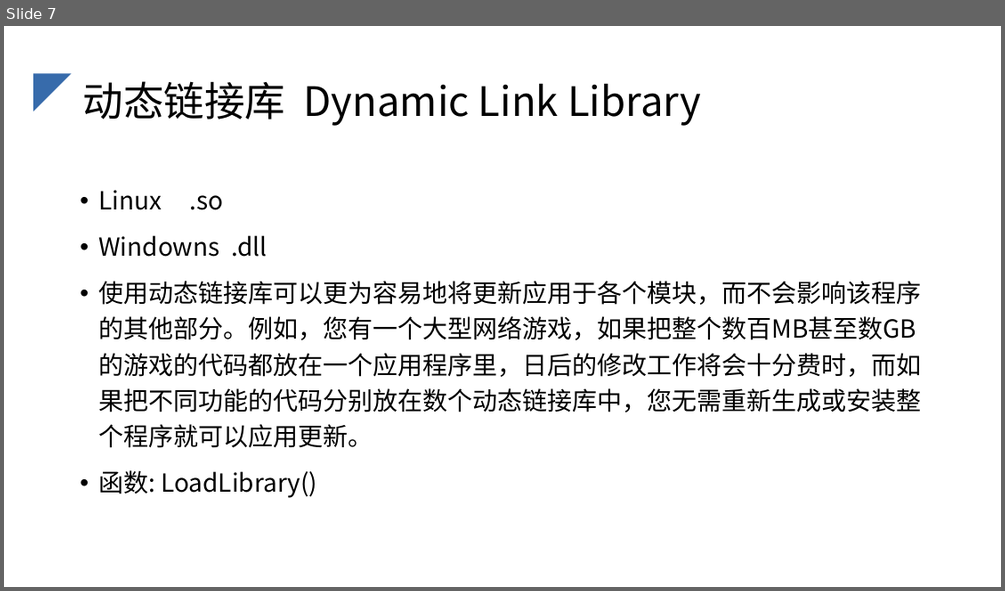
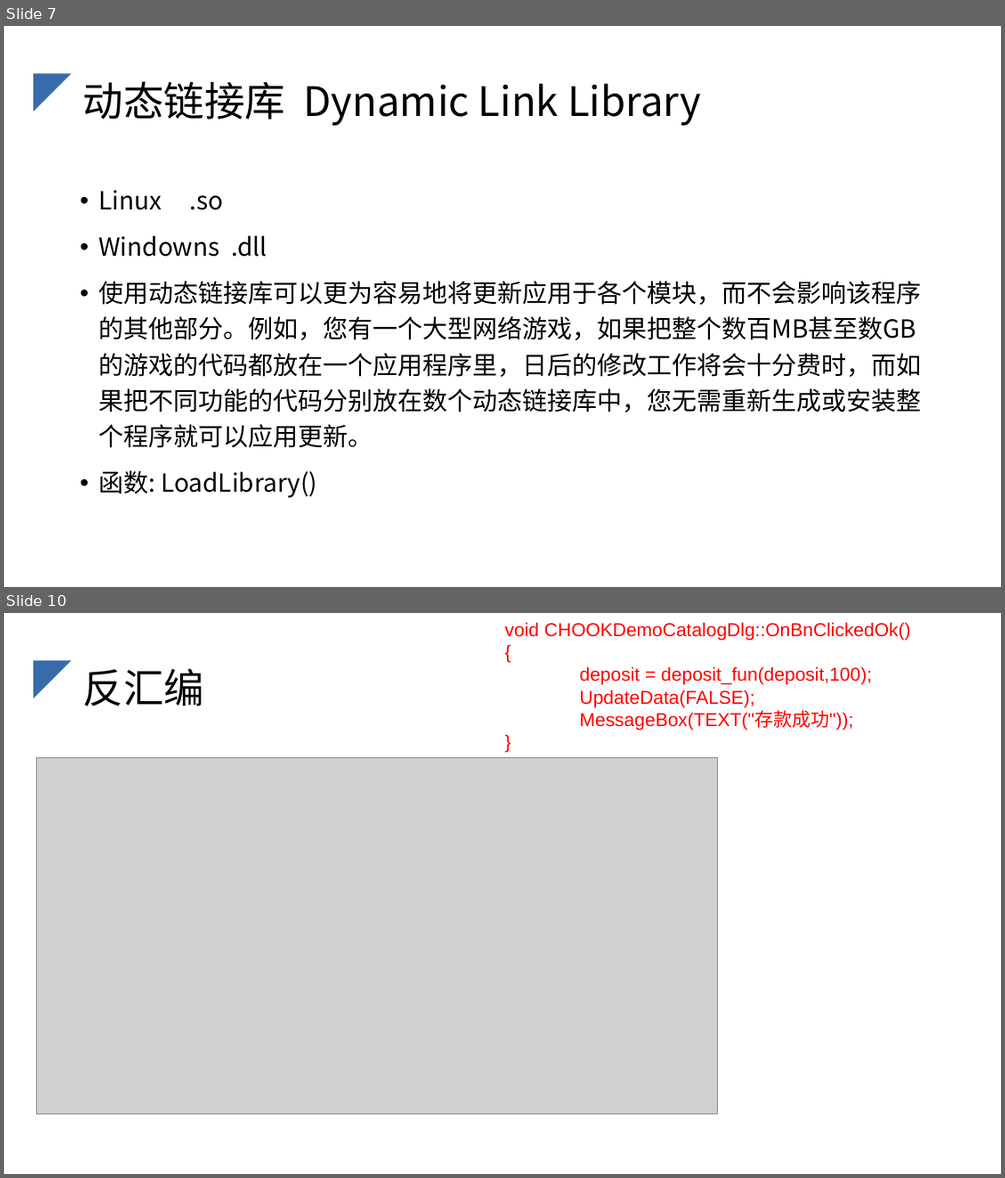
Before and after one commit to dollarkillerx/Reverse-engineering-ideas-sharing, a slide deck: wechat2/二进制安全.pptx. Shown one above the other, each under a label of ours: slide 7 before the commit, slides 7 and 10 after it; the slides between them are not shown. The pictures are 1005x591 and 1005x1178 pixels, drawn with LibreOffice and Linux fonts; fonts in the diff are those of the drawing; grey boxes stand for pictures. Boxes give left, top, right and bottom in pixels: in the first picture for what was removed or moved away, otherwise in the second. Text is boxed around its words. In the diff, an @@ line names an element or a change of style, - is before the commit and + after.

Commit message:
add ppt

```diff
--- a/wechat2/二进制安全.pptx
+++ b/wechat2/二进制安全.pptx
@@ slide 10 added at (4,613,1001,1174), background #FFFFFF; not listed: 1 template element that a slide beside it also shows @@
@@ text added at (505,622,911,730), 18 pt, text #FF0000 @@
+void CHOOKDemoCatalogDlg::OnBnClickedOk()
+{
+deposit = deposit_fun(deposit,100);
+UpdateData(FALSE);
+MessageBox(TEXT("存款成功"));
+}
@@ title added at (83,668,204,706), 39 pt, text #000000 @@
+反汇编
@@ picture added at (37,757,718,1113) @@
```
Also in this commit, not shown: 4 other slides added, 34 other files.
